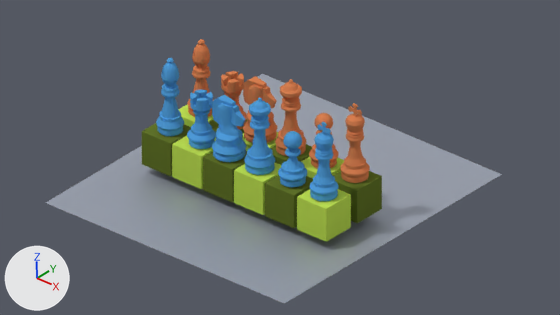
An edit to the Blender file Assets/Modelos/Torre.blend, drawn before and after from the same camera.
Before and after are seen from the file's camera 'Camera'. Lighting does not change. The marker at lower left points along +X, +Y and +Z.
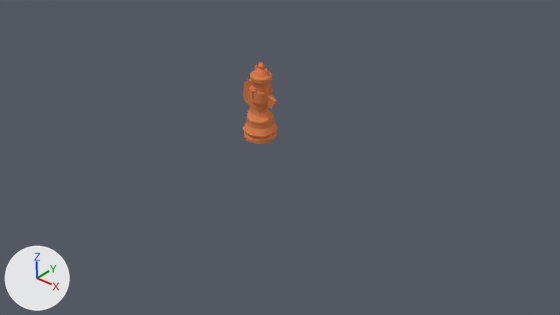
What differs and where, as boxes [x1, y1, x2, y2] in the pictures (560 x 315 px):
'Plane', deleted: before [46, 74, 502, 303]
'Cube.006', deleted (green): before [297, 189, 351, 242]
'Cylinder.006', deleted: before [212, 95, 246, 162]
'Cylinder.003', moved: before [275, 79, 306, 156]; after [250, 70, 276, 140]
'Cylinder.004', moved: before [341, 103, 370, 183]; after [252, 62, 271, 91]
'Cylinder.008', deleted: before [244, 98, 275, 175]
'Cube.007', deleted (green): before [265, 175, 313, 228]
'Cube.005', deleted (green): before [333, 171, 382, 223]
'Cylinder.007', deleted: before [310, 122, 339, 201]
'Cylinder.009', deleted: before [156, 58, 184, 136]
'Cube.009', deleted (green): before [142, 123, 191, 176]
'Cube.008', deleted (green): before [234, 163, 281, 215]
'Cube.011', deleted (green): before [172, 136, 216, 189]
'Cube.010', deleted (green): before [203, 150, 247, 202]
'Cylinder.011', deleted: before [187, 90, 216, 149]
'Cylinder.010', deleted: before [278, 131, 307, 187]
'Cylinder', moved: before [221, 71, 247, 129]; after [250, 85, 272, 109]
'Cylinder.002', moved: before [187, 39, 214, 117]; after [256, 64, 265, 73]
'Cylinder.001', moved: before [309, 113, 338, 168]; after [254, 97, 276, 133]
'Cube.004', deleted: before [301, 157, 344, 178]
'Cube.003', deleted: before [270, 144, 312, 165]
'Cube.002', deleted: before [178, 105, 214, 127]
'Cube.001', deleted: before [242, 132, 278, 151]
'Cube', deleted: before [209, 119, 247, 133]

The change in detail:
me_cylinder has 592 vertices, 543 faces and spans x -1.12..1.12, y -1.12..1.12, z -2.18..2.07.
me_cylinder is used by ob_cylinder; location (-2.9, 0.0, 2.08).
me_cylinder part 1: the whole mesh is moved by (0.0, 0.0, 2.15).
me_cylinder_001 has 1088 vertices, 1058 faces and spans x 1.66..3.95, y -1.14..1.14, z 0.47..4.84.
me_cylinder_001 is used by ob_cylinder_001; location (3.57, 0.0, -0.55).
me_cylinder_001 part 2: the whole mesh is moved by (-2.79, 0.0, -0.41).
me_cylinder_002 has 985 vertices, 935 faces and spans x -1.1..1.1, y -1.1..1.1, z -3.61..2.76.
me_cylinder_002 is used by ob_cylinder_002; location (-6.08, 0.0, 3.5).
me_cylinder_002 part 3: the whole mesh is moved by (0.0, 0.0, 3.62).
me_cylinder_005 has 850 vertices, 817 faces and spans x -1.12..1.14, y -1.13..1.13, z -0.74..5.75.
me_cylinder_005 is used by ob_cylinder_004; location (9.54, 0.0, 0.63).
me_cylinder_005 part 4: the whole mesh is moved by (0.0, 0.0, 0.77).
Object 'Cylinder' (ob_cylinder) moves from (-2.9, 0.0, 2.08) to (0.0, 0.0, 0.0).
Object 'Cylinder.001' (ob_cylinder_001) moves from (3.57, 0.0, -0.55) to (0.0, 0.0, 0.0).
Object 'Cylinder.002' (ob_cylinder_002) moves from (-6.08, 0.0, 3.5) to (0.0, 0.0, 0.0).
Object 'Plane' (ob_plane) is deleted.
Object 'Cylinder.003' (ob_cylinder_003) moves from (3.02, 0.0, -0.13) to (0.0, 0.0, 0.0).
Object 'Cube' (ob_cube) is deleted.
Object 'Cylinder.004' (ob_cylinder_004) moves from (9.54, 0.0, 0.63) to (0.0, 0.0, 0.0).
Object 'Cube.001' (ob_cube_001) is deleted.
Object 'Cube.002' (ob_cube_002) is deleted.
Object 'Cube.003' (ob_cube_003) is deleted.
Object 'Cube.004' (ob_cube_004) is deleted.
Object 'Cube.005' (ob_cube_005) is deleted.
Object 'Cube.011' (ob_cube_011) is deleted.
Object 'Cube.010' (ob_cube_010) is deleted.
Object 'Cube.009' (ob_cube_009) is deleted.
Object 'Cube.008' (ob_cube_008) is deleted.
Object 'Cube.007' (ob_cube_007) is deleted.
Object 'Cube.006' (ob_cube_006) is deleted.
Object 'Cylinder.011' (ob_cylinder_011) is deleted.
Object 'Cylinder.010' (ob_cylinder_010) is deleted.
Object 'Cylinder.009' (ob_cylinder_009) is deleted.
Object 'Cylinder.008' (ob_cylinder_008) is deleted.
Object 'Cylinder.007' (ob_cylinder_007) is deleted.
Object 'Cylinder.006' (ob_cylinder_006) is deleted.
